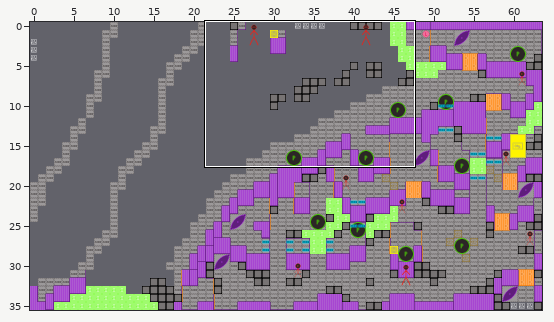
One commit to this Tiled map (JSON): assets/data/hive_DESI_Level3-Greyboxing_2024-06-17.tmj. Above, an overview of the earlier version with the close-up marked.
Close-up. Before:
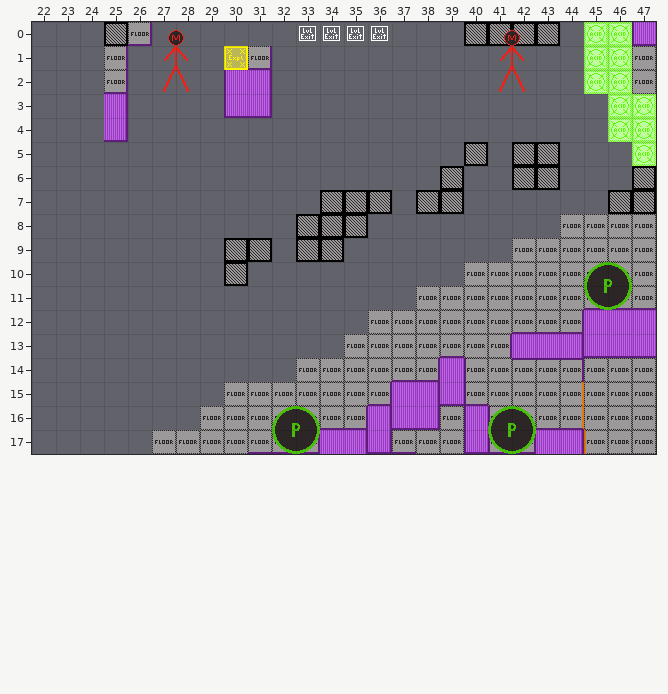
Cells are 24x24 px. Shown: x 22..47, y 0..17. The commit also changed other parts of the map, which this record leaves out.
After:
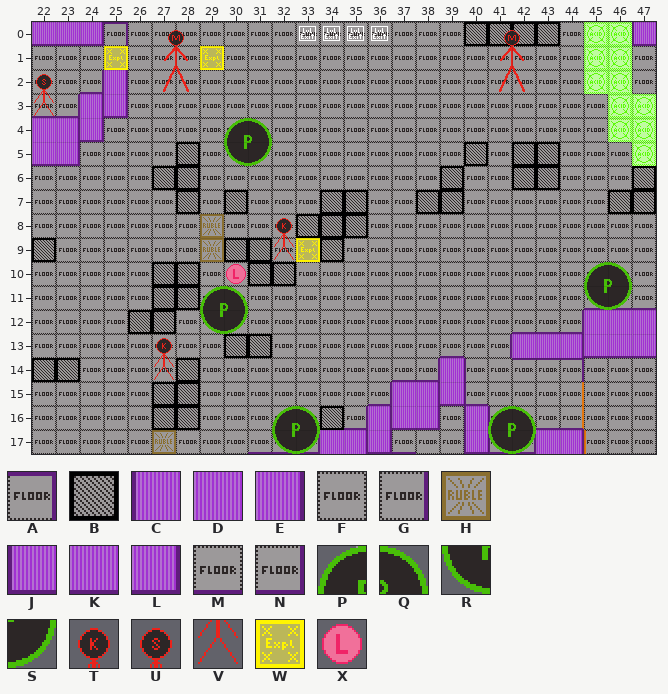
Key: from "hive_DESI_GreyboxingTileset_23": A 6, B 7, C 10, D 11, E 12, F 15, G 16, H 17, J 20, K 21, L 22, M 25, N 26, P 28, Q 29, R 38, S 39, T 48, U 49, V 58, W 77, X 85.
_ is an empty cell, # one hidden under a higher layer.
Tiles replaced or removed in this view: B, C, E, G, J, L, N, W.
Diff:
Changed rows in their new state; . is an unchanged cell.
Layer "Background 3":
first column x 22:
 0 ....FFFFFFFFFFFFFF....F..
 1 ....FFF.FFFFFFFFFFFFFFF..
 2 ...EFFFFFFFFFFFFFFFFFFF..
 3 ..ELFFFFFFFFFFFFFFFFFFFF.
 4 DELFFFFFFFFFFFFFFFFFFFFF.
 5 KLFFFF.FFFFFFFFFFF.F..FFF
 6 FFFFF..FFFFFFFFFF.FF..FFF
 7 FFFFFF.F.FFF..FF..FFFFFF.
 8 FFFFFFF.FFF...FFFFFFFF...
 9 .FFFFFF...F..FFFFFFF.....
10 FFFFF..FF..FFFFFFF.......
11 FFFFF..FFFFFFFFF.........
12 FFFF..FFFFFFFF...........
13 FFFFFFFF..FFF............
14 ..FFFF.FFFF..............
15 FFFFF..F.................
16 FFFFF....................
17 FFFFF....................
Layer "Non-Interactables 3":
first column x 22:
 7 ........B....._
 9 B.........._...
10 .....BB._BB....
11 .....BB........
12 ....BB.........
13 ........BB.....
14 BB....B........
15 .....BB........
16 .....BB.....B..
Layer "Interactables 3":
first column x 27:
 1 ..W....
 4 ...PQ..
 5 ...RS..
 8 ..H..T.
 9 ..H..VW
10 ...X...
11 ..PQ...
12 ..RS...
13 T......
14 V......
17 H......
Layer "Background 4":
first column x 22:
 0 KKLA_.....
 1 FFF#....__
 2 FFN_......
 3 MN........
 5 ......B...
 6 .....BB...
 7 ......B...
Layer "Non-Interactables 4":
first column x 25:
 0 _
Layer "Interactables 4":
first column x 22:
 1 ...W...._
 2 U........
 3 V........
Pixel boxes of the changes (left, top, right, bottom) in both close-ups:
changed: (32, 22, 632, 454)
